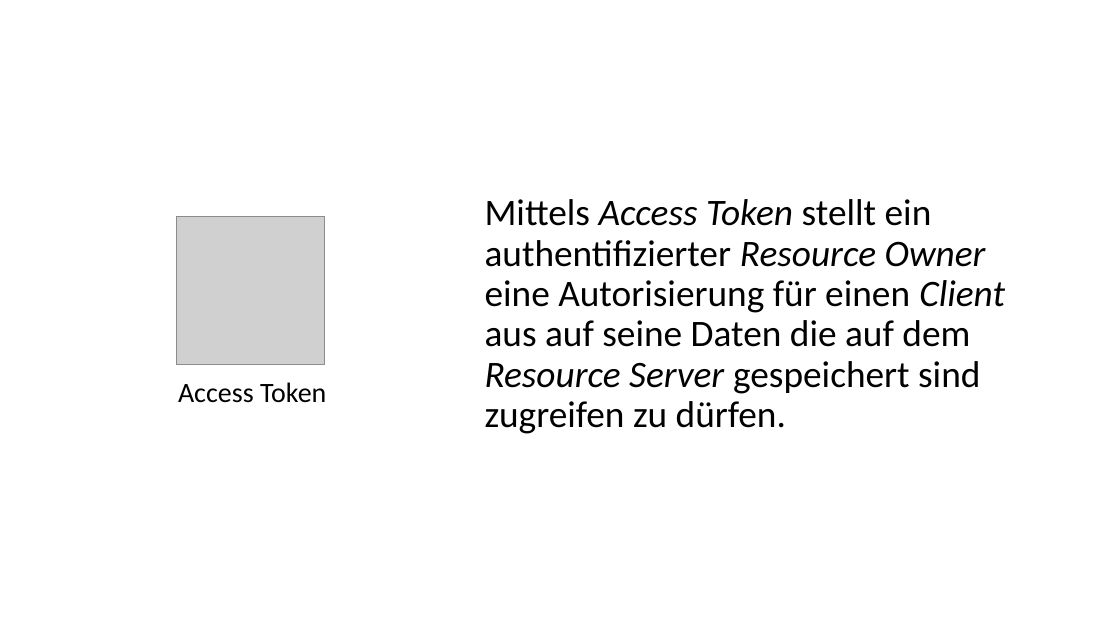
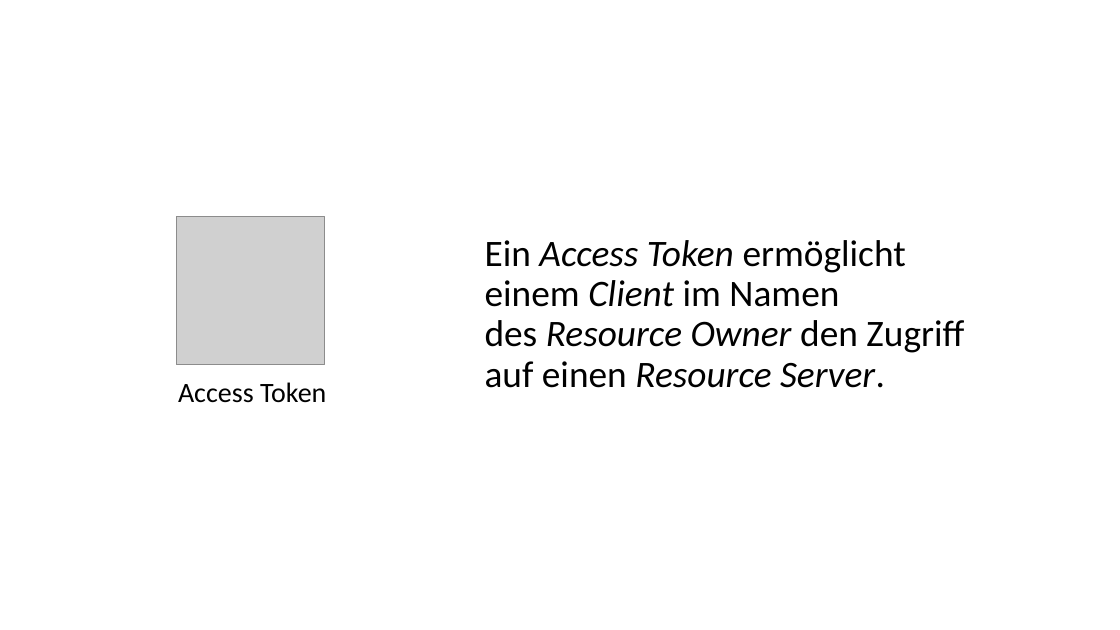
Before and after one commit to danielwagn3r/openid-workshop, a slide deck: slide 19 of OpenID Connect & OAuth.pptx (slide 20 before the commit). Drawn at 1120x630 pixels with LibreOffice and Linux fonts; fonts in the diff are those of the drawing; grey boxes stand for pictures. Boxes give left, top, right and bottom in pixels: in the first picture for what was removed or moved away, otherwise in the second. Text is boxed around its words. In the diff, an @@ line names an element or a change of style, - is before the commit and + after.

```diff
--- a/OpenID Connect & OAuth.pptx
+++ b/OpenID Connect & OAuth.pptx
@@ text at (485,240,964,388): text changed @@
-Mittels Access Token stellt ein authentifizierter Resource Owner eine Autorisierung für einen Client aus auf seine Daten die auf dem Resource Server gespeichert sind zugreifen zu dürfen.
+Ein Access Token ermöglicht
+einem Client im Namen
+des Resource Owner den Zugriff
+auf einen Resource Server.
```
Also in this commit, not shown: 8 other slides changed, 2 slides added, 2 slides removed.
